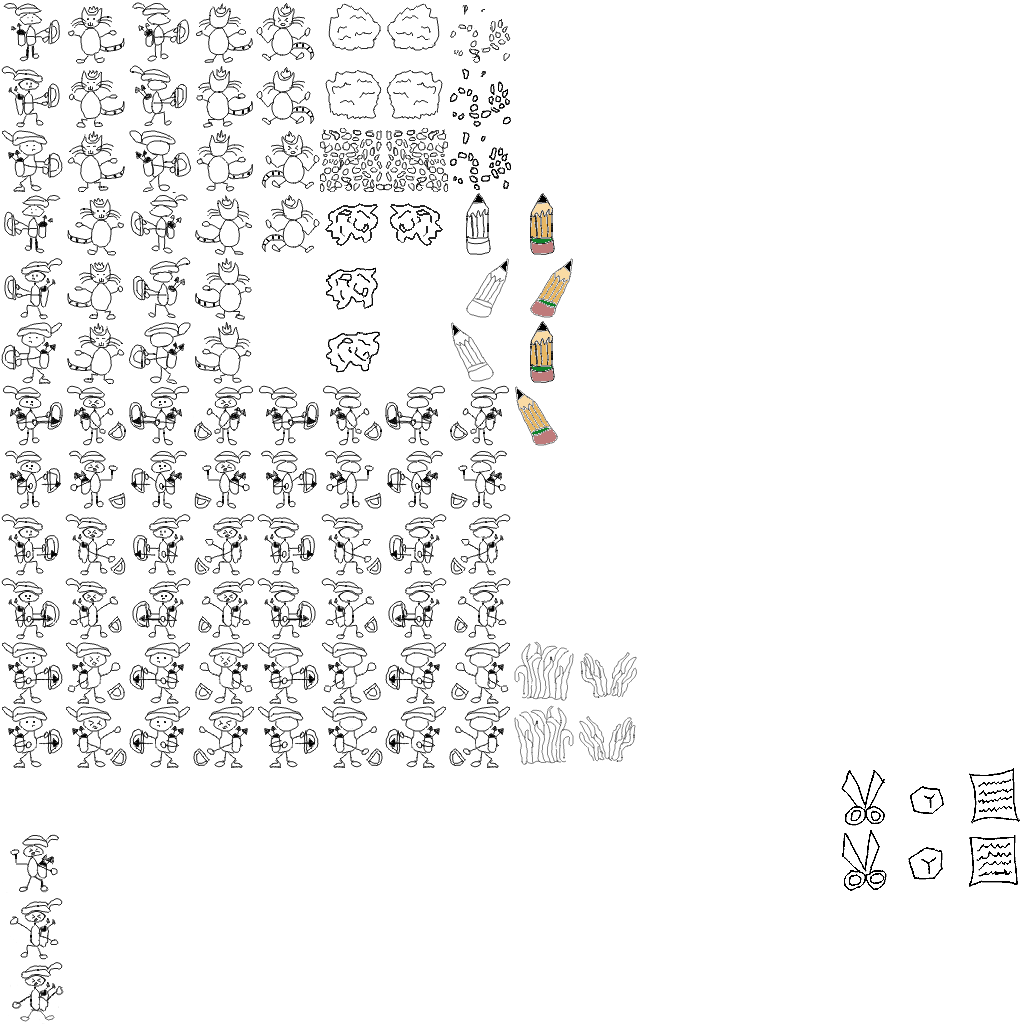
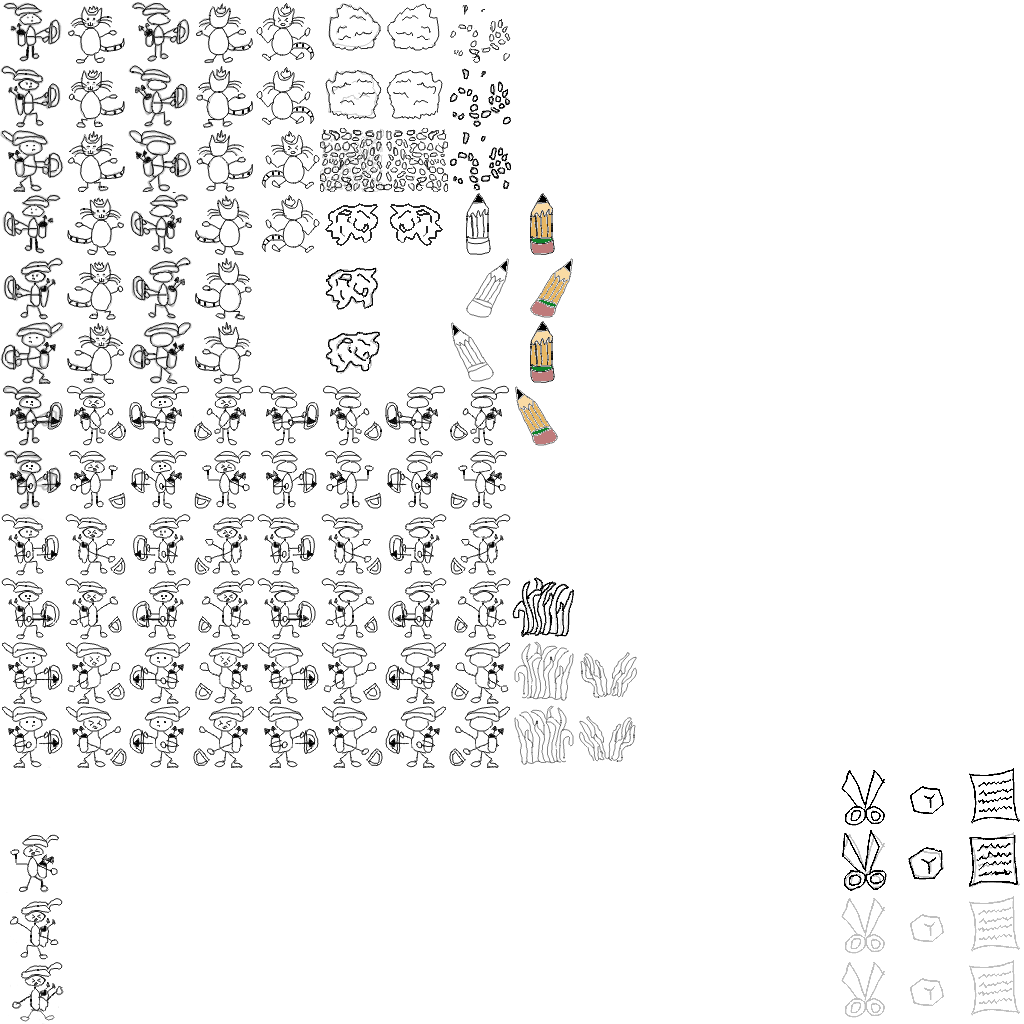
Before/after of a 1024x1024 layered artwork. What changed in the layer stack:
painted on "Draw_Layer" over (x1=512, y1=577, x2=574, y2=637)
showed "Trace_Layer_DrawLocked", painted on it over (x1=0, y1=2, x2=1020, y2=1018)
